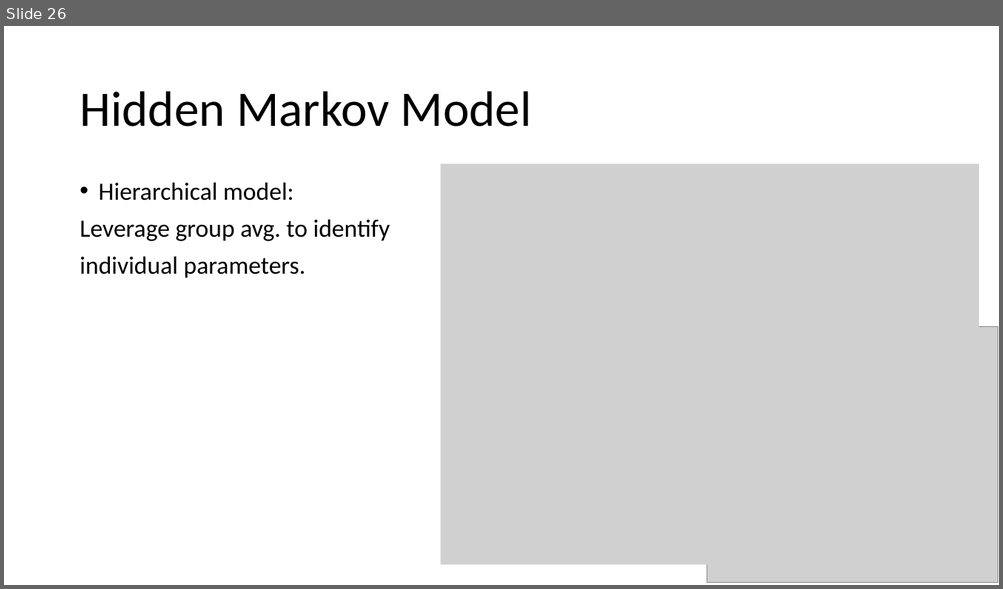
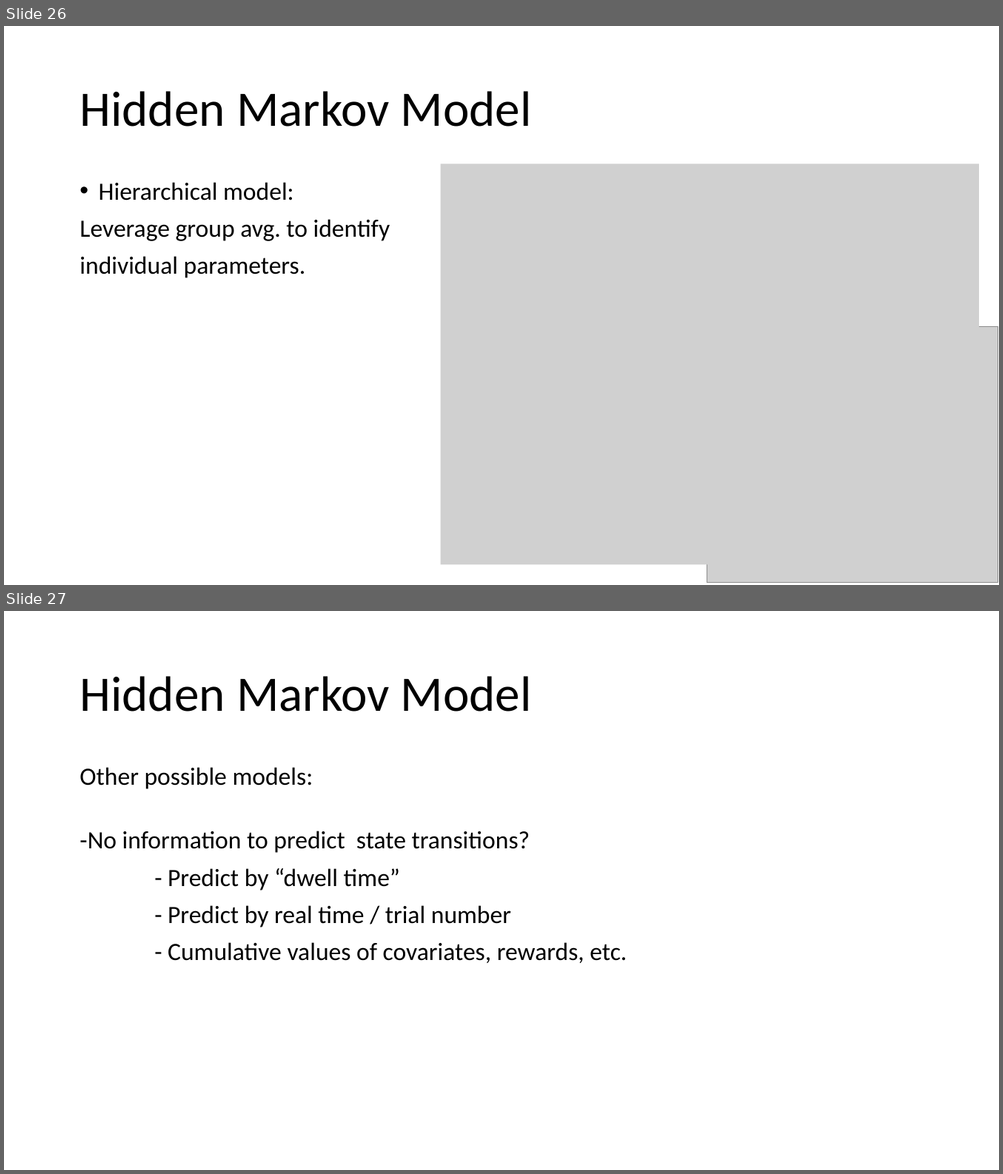
Before and after one commit to kmckee90/HMM_workshop_materials, a slide deck: HMM_decision_tasks.pptx. Shown one above the other, each under a label of ours: slide 26 before the commit, slides 26 and 27 after it. The pictures are 1003x589 and 1003x1174 pixels, drawn with LibreOffice and Linux fonts; fonts in the diff are those of the drawing; grey boxes stand for pictures. Boxes give left, top, right and bottom in pixels: in the first picture for what was removed or moved away, otherwise in the second. Text is boxed around its words. In the diff, an @@ line names an element or a change of style, - is before the commit and + after.

```diff
--- a/HMM_decision_tasks.pptx
+++ b/HMM_decision_tasks.pptx
@@ slide 27 added at <box>4,611,999,1170</box>, background #FFFFFF @@
@@ title added at <box>79,676,532,712</box>, 48 pt, text #000000 @@
+Hidden Markov Model
@@ text added at <box>79,767,626,963</box>, 24 pt, text #000000 @@
+Other possible models:
+-No information to predict state transitions?
+- Predict by “dwell time”
+- Predict by real time / trial number
+- Cumulative values of covariates, rewards, etc.
```
Also in this commit, not shown: 7 slides changed, 2 other slides added, 1 slide removed.
